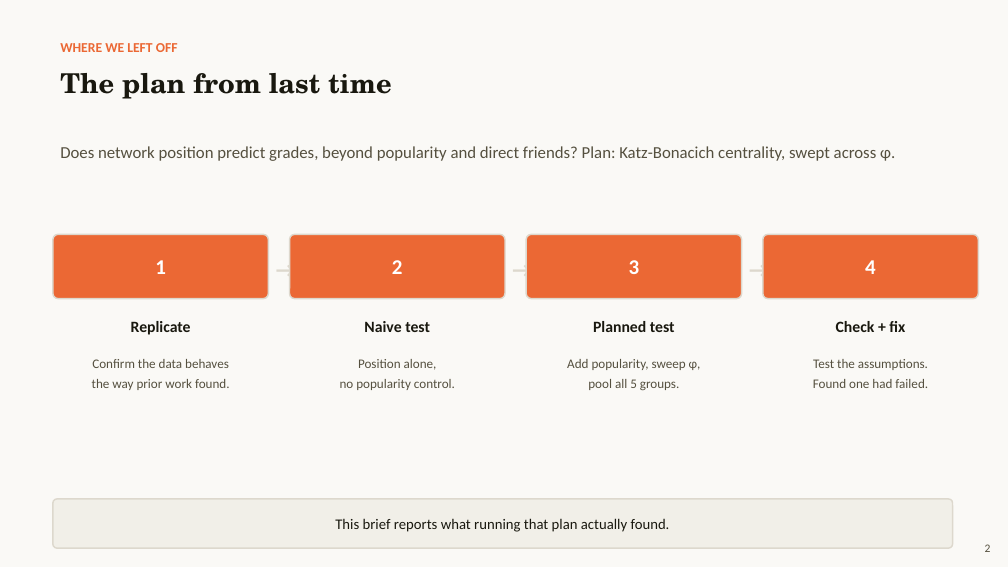
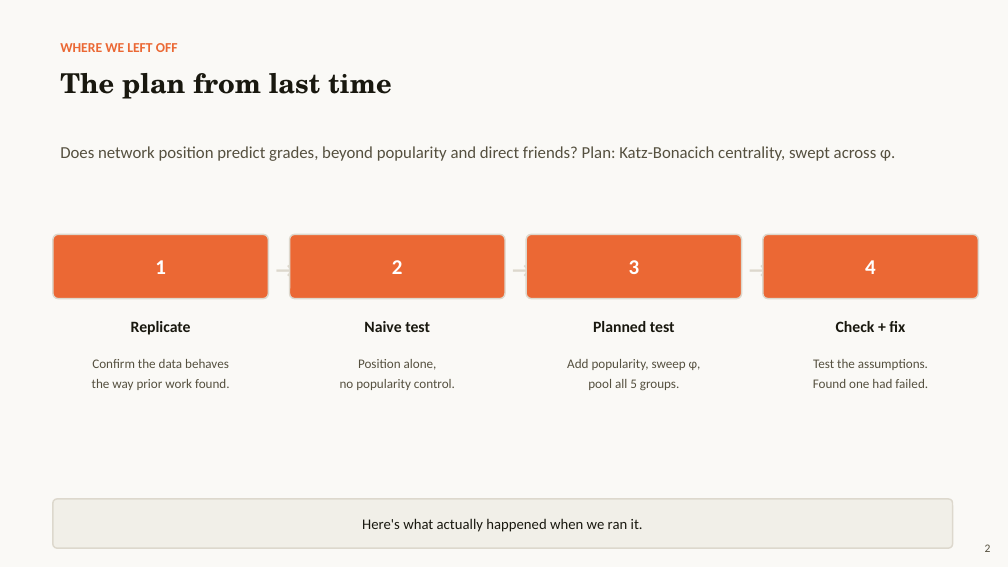
Before and after one commit to TingyingHuang/ECC3841-network-position-and-academic-performance, a slide deck: slide 2 of slides/Presentation2.pptx. Drawn at 1008x567 pixels with LibreOffice and Linux fonts; fonts in the diff are those of the drawing. Boxes give left, top, right and bottom in pixels: in the first picture for what was removed or moved away, otherwise in the second. Text is boxed around its words. In the diff, an @@ line names an element or a change of style, - is before the commit and + after.

```diff
--- a/slides/Presentation2.pptx
+++ b/slides/Presentation2.pptx
@@ text in rounded rectangle at bbox=[362, 518, 643, 532]: text changed @@
-This brief reports what running that plan actually found.
+Here's what actually happened when we ran it.
```
Also in this commit, not shown: 1 other file.
